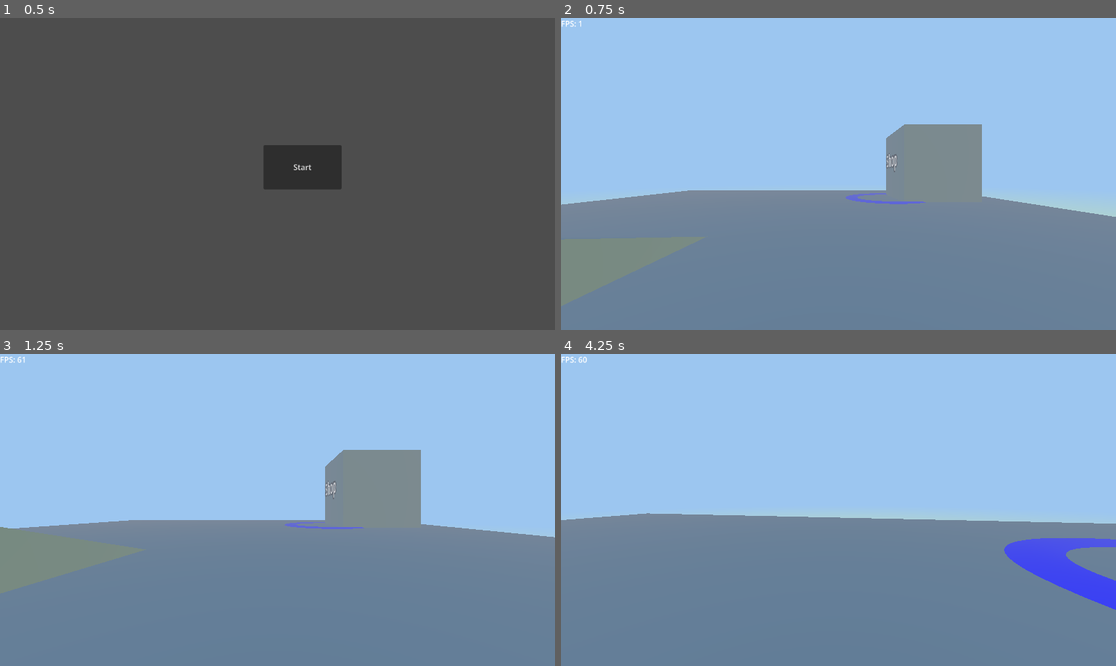
Above: before the commit, frames 1-4 (two rows, left to right).
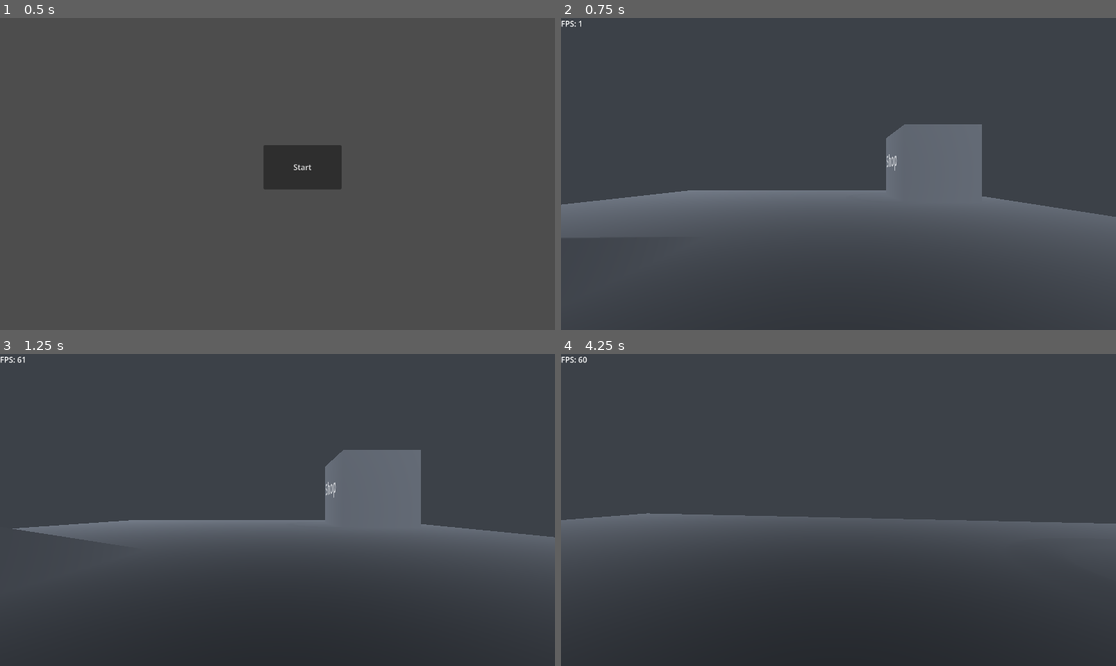
Above: after the commit, the same moments.

Repository: Immagoeat/airshipgame
Game: Godot game, scene res://scenes/mainmenu.tscn
Two runs of this game, one before a commit and one after it. Both use one fixed random seed, a clock stepped at 60 frames per second and the inputs below.
Inputs (mouse positions are in pixels of both pictures, inside the frame that each line leads up to):
- Up to frame 1 (0.5 s): no input
- Up to frame 2 (0.75 s): click "Start" at 0.5 s
- Up to frame 3 (1.25 s): no input
- Up to frame 4 (4.25 s): move the mouse to (866, 510) at 1.27 s; hold E (e) 1.28-2.03 s; hold W (up) from 1.28 s (still down); move the mouse to (810, 510) at 2.02 s; tap Ctrl (ctrl) at 2.1 s; tap E (e) at 2.3, 3.8 s; move the mouse to (849, 503) at 2.77 s; hold E (e) 2.78-3.53 s; move the mouse to (832, 516) at 3.52 s; tap Shift (shift) at 3.6 s

Frame 1 is identical in both runs. In frame 2, 100% of the frame differs, in the area x 0-100%, y 0-100%; in frame 3, 100%; in frame 4, 100%.

Commit message:
added a warp to shopui and fixed up the sky

Diff:
--- /dev/null
+++ b/airshipgame/scenes/shopui.tscn
@@ -0,0 +1,9 @@
+[gd_scene format=3 uid="uid://bq4gd0sck1o5c"]
+
+[node name="Control" type="Control" unique_id=1986009529]
+layout_mode = 3
+anchors_preset = 15
+anchor_right = 1.0
+anchor_bottom = 1.0
+grow_horizontal = 2
+grow_vertical = 2
--- a/airshipgame/scenes/spawnarea.tscn
+++ b/airshipgame/scenes/spawnarea.tscn
@@ -3,19 +3,10 @@
 [ext_resource type="PackedScene" uid="uid://8wj7mobdfg1n" path="res://scenes/player.tscn" id="1_2rrnh"]
 [ext_resource type="PackedScene" uid="uid://3bp76eanott8" path="res://models/airship.tscn" id="2_k5gqu"]
 [ext_resource type="Script" uid="uid://gp342a7xwuue" path="res://scripts/filmgrain.gd" id="3_k5gqu"]
-[ext_resource type="Shader" uid="uid://c80lsj0vtu5ct" path="res://scenes/sky.gdshader" id="3_oirpk"]
 [ext_resource type="Script" uid="uid://dqlepa1qk10hf" path="res://scripts/daycycle.gd" id="4_l3lx2"]
 [ext_resource type="Script" uid="uid://l2rokk1pd0yn" path="res://scripts/isinshoparea.gd" id="5_ttb4t"]
 
 [sub_resource type="ShaderMaterial" id="ShaderMaterial_0bv7f"]
-shader = ExtResource("3_oirpk")
-shader_parameter/day_sky = Color(0, 0, 0, 1)
-shader_parameter/day_horizon = Color(0, 0, 0, 1)
-shader_parameter/night_sky = Color(0, 0, 0, 1)
-shader_parameter/night_horizon = Color(0, 0, 0, 1)
-shader_parameter/sun_direction = Vector3(0, 0, 0)
-shader_parameter/saturation_amount = 1.0
-shader_parameter/horizon_offset = -0.3
 
 [sub_resource type="Sky" id="Sky_0wfyh"]
 sky_material = SubResource("ShaderMaterial_0bv7f")
@@ -137,3 +128,6 @@
 [node name="CollisionShape3D" type="CollisionShape3D" parent="Testshop/Isinarea" unique_id=1058539547]
 transform = Transform3D(5, 0, 0, 0, 5, 0, 0, 0, 5, 10.532034, 1.1026653, -18.8396)
 shape = SubResource("SphereShape3D_0bv7f")
+
+[connection signal="body_entered" from="Testshop/Isinarea" to="Testshop/Isinarea" method="_on_body_entered"]
+[connection signal="body_exited" from="Testshop/Isinarea" to="Testshop/Isinarea" method="_on_body_exited"]
--- a/airshipgame/scripts/isinshoparea.gd
+++ b/airshipgame/scripts/isinshoparea.gd
@@ -1,11 +1,19 @@
 extends Area3D
 
+var player
+var player_in_range := false
 
-# Called when the node enters the scene tree for the first time.
 func _ready() -> void:
-	pass # Replace with function body.
+	player = get_tree().get_first_node_in_group("player")
 
+func _process(delta: float) -> void:
+	if player_in_range and Input.is_action_pressed("e"):
+		get_tree().change_scene_to_file("res://scenes/shopui.tscn")
 
-# Called every frame. 'delta' is the elapsed time since the previous frame.
-func _process(delta: float) -> void:
-	pass
+func _on_body_entered(body: Node3D) -> void:
+	if body.is_in_group("player"):
+		player_in_range = true
+
+func _on_body_exited(body: Node3D) -> void:
+	if body.is_in_group("player"):
+		player_in_range = false
Renamed: airshipgame/scenes/sky.gdshader -> airshipgame/shaders/sky.gdshader
Renamed: airshipgame/scenes/sky.gdshader.uid -> airshipgame/shaders/sky.gdshader.uid
